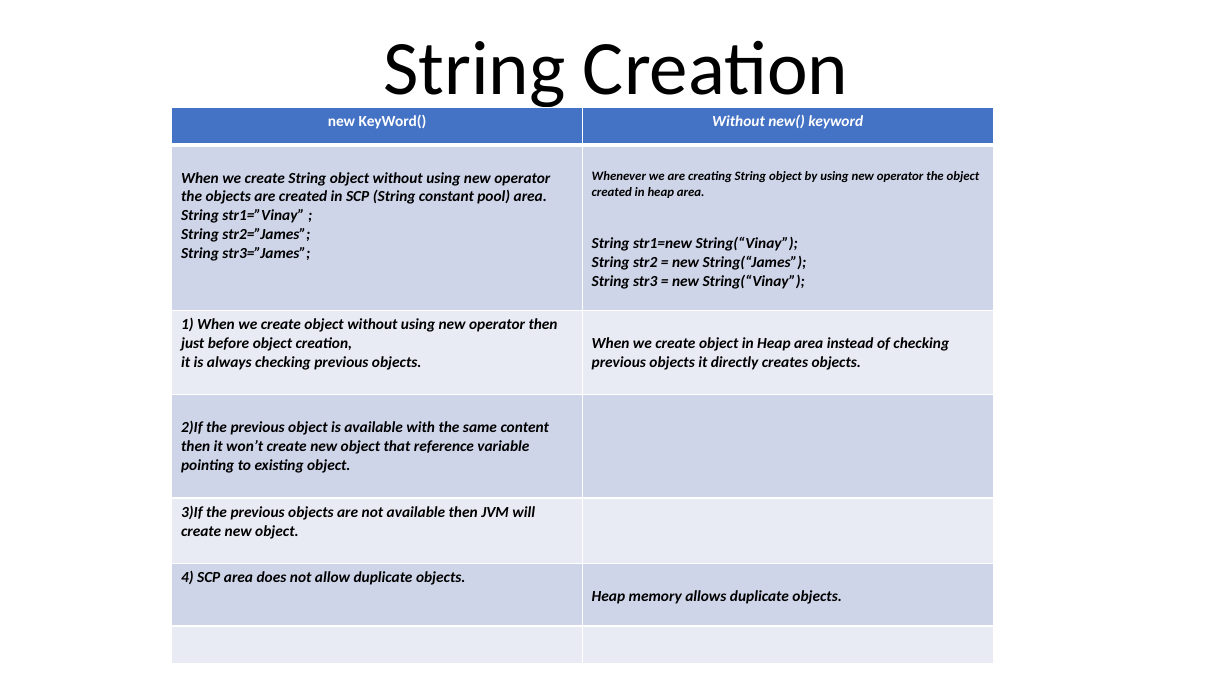
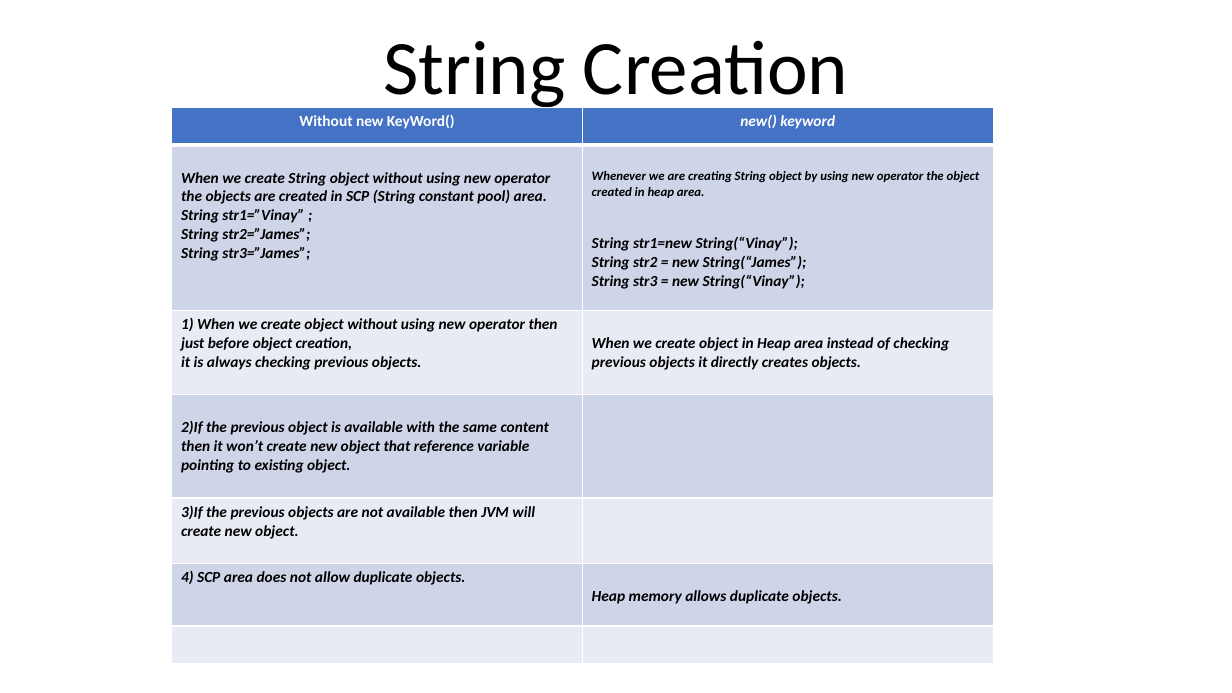
Before and after one commit to VinayTShetty/Tution-Java-Notes, a slide deck: slide 1 of CoreJava/12_Miscellaenous/3_String/String_ppt.pptx. Drawn at 1232x693 pixels with LibreOffice and Linux fonts; fonts in the diff are those of the drawing. Boxes give left, top, right and bottom in pixels: in the first picture for what was removed or moved away, otherwise in the second. Text is boxed around its words. In the diff, an @@ line names an element or a change of style, - is before the commit and + after.

```diff
--- a/CoreJava/12_Miscellaenous/3_String/String_ppt.pptx
+++ b/CoreJava/12_Miscellaenous/3_String/String_ppt.pptx
@@ table at [172, 108, 993, 657] @@
-row 1, column 1: new KeyWord()
+row 1, column 1: Without new KeyWord()
-row 1, column 2: Without new() keyword
+row 1, column 2: new() keyword
```
Also in this commit, not shown: 1 other file.
